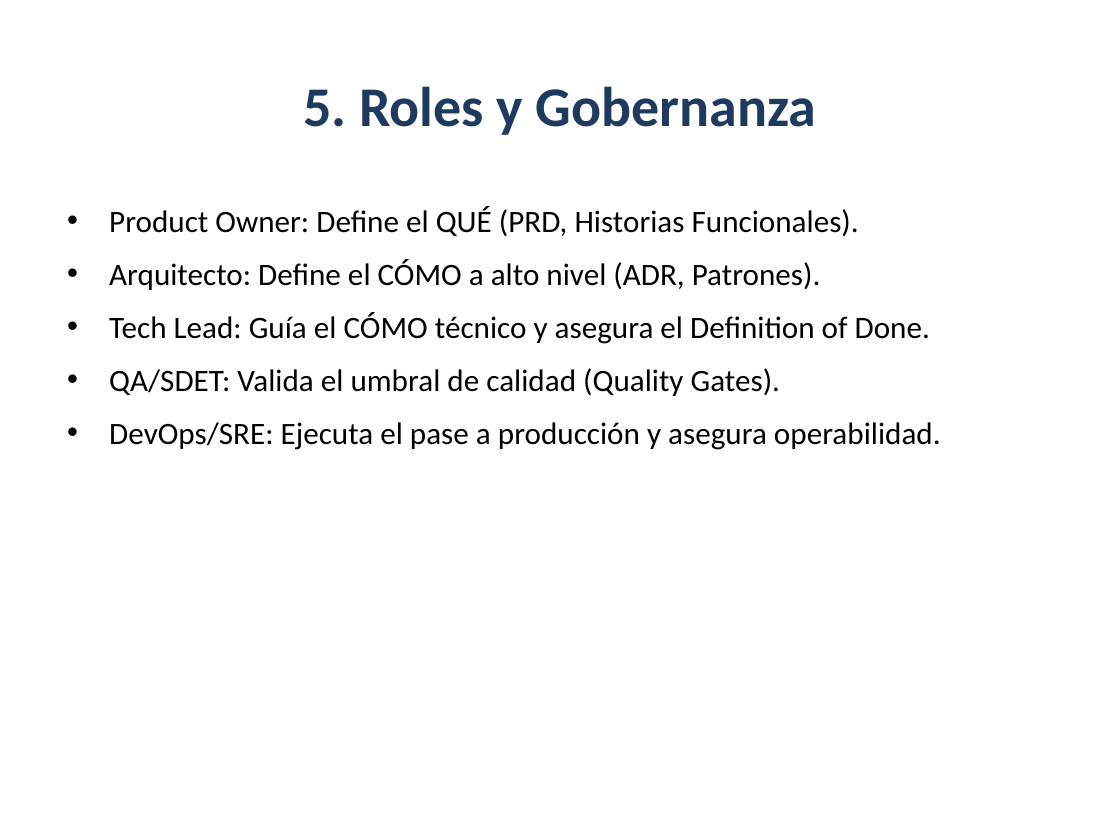
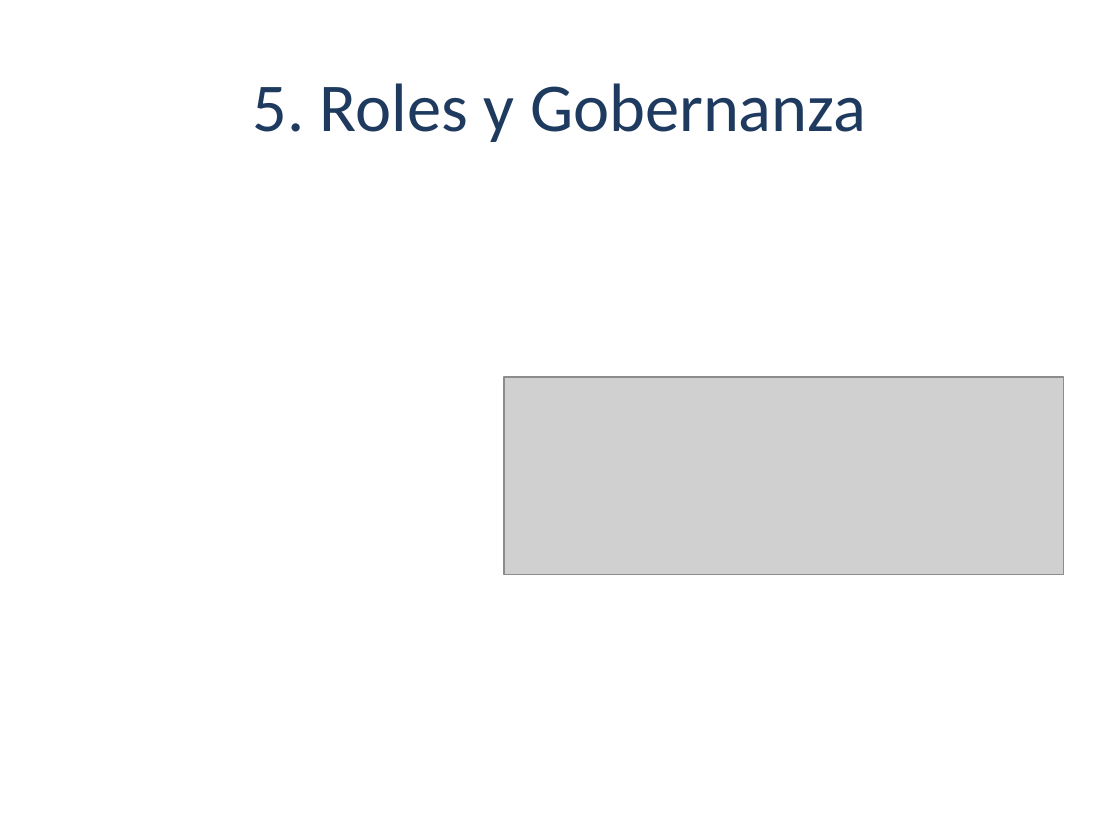
Before and after one commit to beyondnetcode/evolith_arch32, a slide deck: slide 6 of reference/governance/sdlc/assets/evolith-sdlc-executive-deck.pptx. Drawn at 1120x840 pixels with LibreOffice and Linux fonts; fonts in the diff are those of the drawing; grey boxes stand for pictures. Boxes give left, top, right and bottom in pixels: in the first picture for what was removed or moved away, otherwise in the second. Text is boxed around its words. In the diff, an @@ line names an element or a change of style, - is before the commit and + after.

```diff
--- a/reference/governance/sdlc/assets/evolith-sdlc-executive-deck.pptx
+++ b/reference/governance/sdlc/assets/evolith-sdlc-executive-deck.pptx
@@ title "5. Roles y Gobernanza" at [253, 83, 866, 142]: size 36 to 44 pt, bold off @@
@@ text removed at [109, 206, 941, 450] @@
-• Product Owner: Define el QUÉ (PRD, Historias Funcionales).
-• Arquitecto: Define el CÓMO a alto nivel (ADR, Patrones).
-• Tech Lead: Guía el CÓMO técnico y asegura el Definition of Done.
-• QA/SDET: Valida el umbral de calidad (Quality Gates).
-• DevOps/SRE: Ejecuta el pase a producción y asegura operabilidad.
@@ picture added at [504, 377, 1064, 576] @@
```
Also in this commit, not shown: 7 other slides changed, 9 other files.
